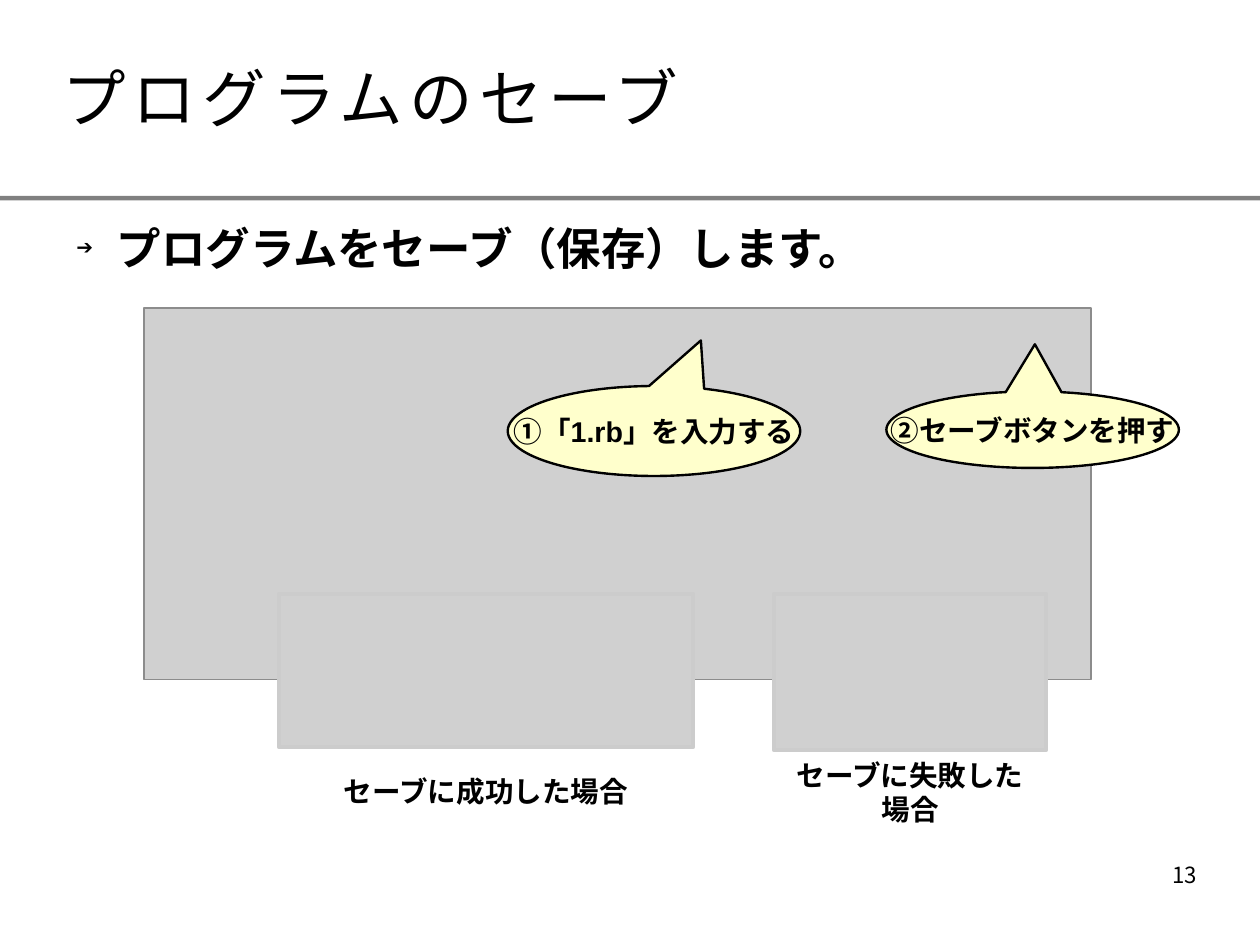
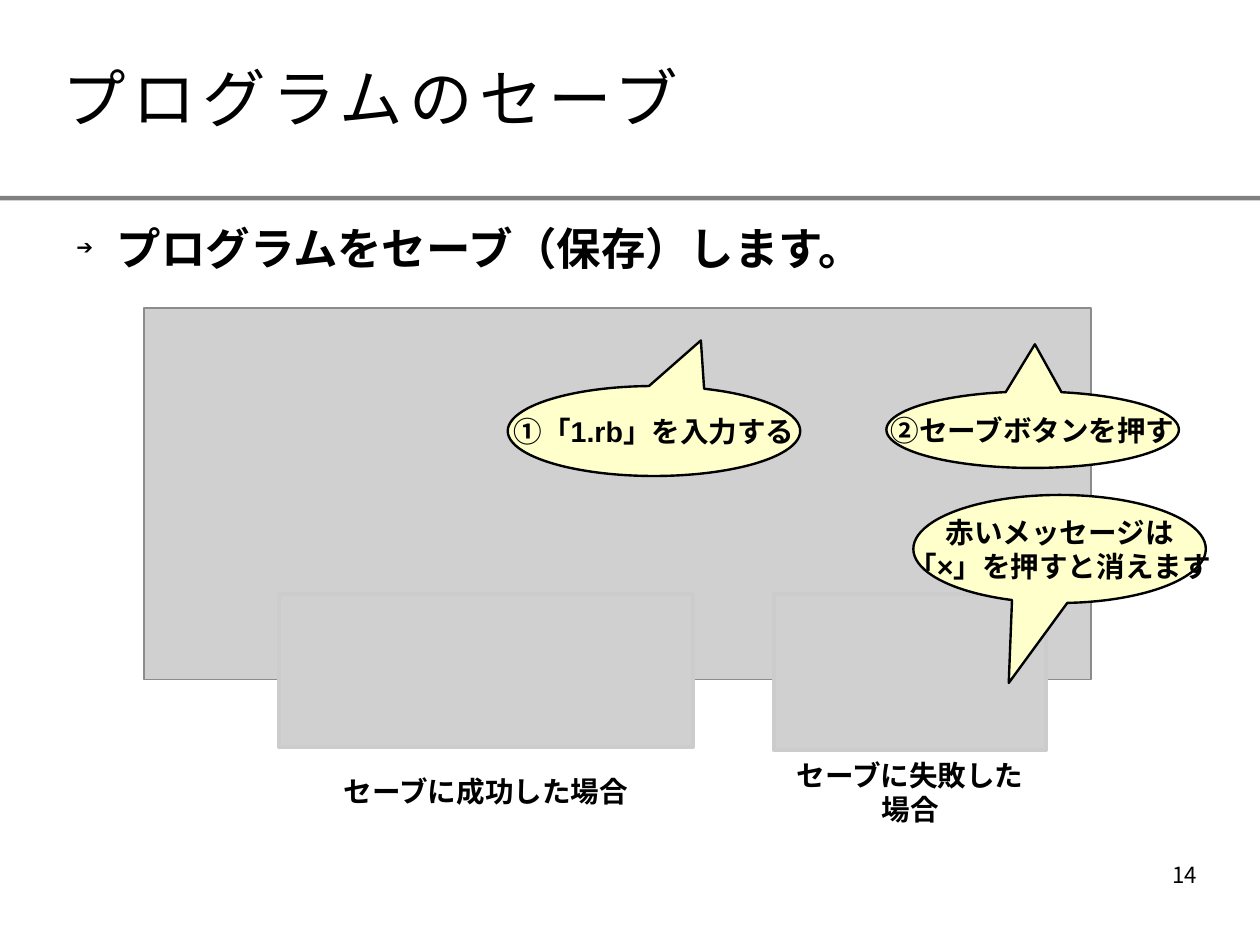
Before and after one commit to smalruby/ruby-school-mjh, a slide deck: slide 14 of mac/2014/doc/text.odp (slide 13 before the commit). Drawn at 1260x945 pixels with LibreOffice and Linux fonts; fonts in the diff are those of the drawing; grey boxes stand for pictures; background and template pictures are left out. Boxes give left, top, right and bottom in pixels: in the first picture for what was removed or moved away, otherwise in the second. Text is boxed around its words. In the diff, an @@ line names an element or a change of style, - is before the commit and + after.

Commit message:
1/19午前の部の修正を反映して2.1版に更新
修正は以下。
* smalruby-editorを閉じた場合について追記
* エラーメッセージを閉じることについて明記

```diff
--- a/mac/2014/doc/text.odp
+++ b/mac/2014/doc/text.odp
@@ speech bubble added at (x1=914, y1=495, x2=1206, y2=603), fill #FFFFCC, outline #000000 1.5 pt, 18 pt, text #000000, bold @@
+赤いメッセージは
+「×」を押すと消えます
@@ page number at (x1=1172, y1=866, x2=1197, y2=883): text changed @@
-13
+14
```
Also in this commit, not shown: 2 other slides changed, 1 slide added.
